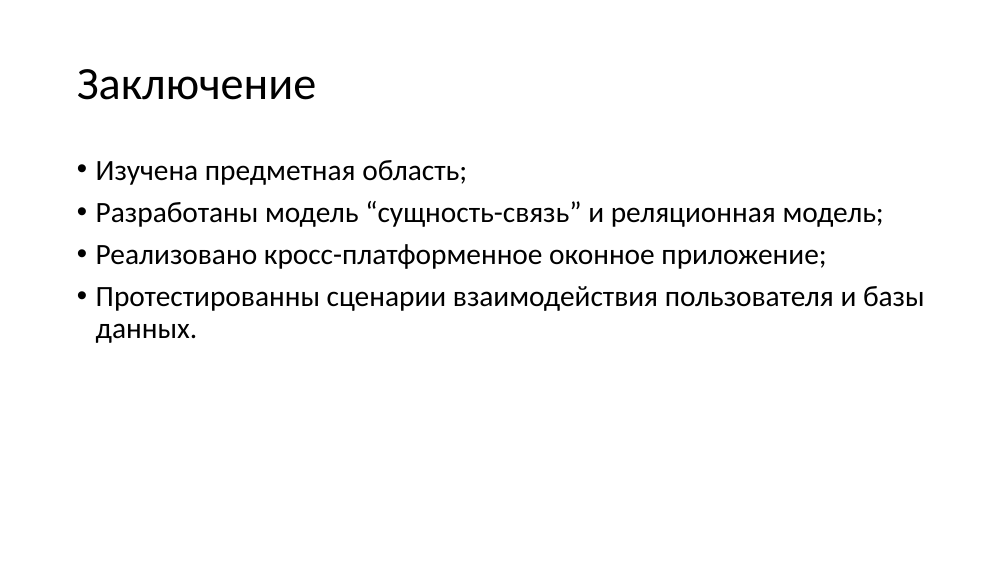
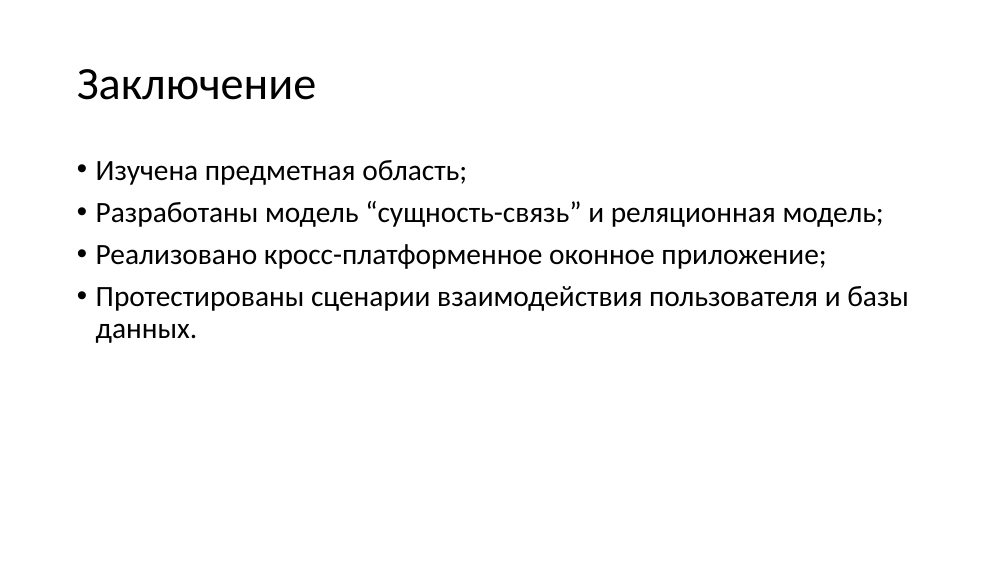
Before and after one commit to sir-timio/course_DB, a slide deck: slide 16 of Курсовая_Ионов_Т_ИУ9-61Б.pptx (slide 15 before the commit). Drawn at 1008x567 pixels with LibreOffice and Linux fonts; fonts in the diff are those of the drawing. Boxes give left, top, right and bottom in pixels: in the first picture for what was removed or moved away, otherwise in the second. Text is boxed around its words. In the diff, an @@ line names an element or a change of style, - is before the commit and + after.

```diff
--- a/Курсовая_Ионов_Т_ИУ9-61Б.pptx
+++ b/Курсовая_Ионов_Т_ИУ9-61Б.pptx
@@ text at (x1=96, y1=286, x2=909, y2=343): text changed @@
-• Протестированны сценарии взаимодействия пользователя и базы данных.
+• Протестированы сценарии взаимодействия пользователя и базы данных.
```
Also in this commit, not shown: 1 other slide changed, 2 slides added, 4 other files.
